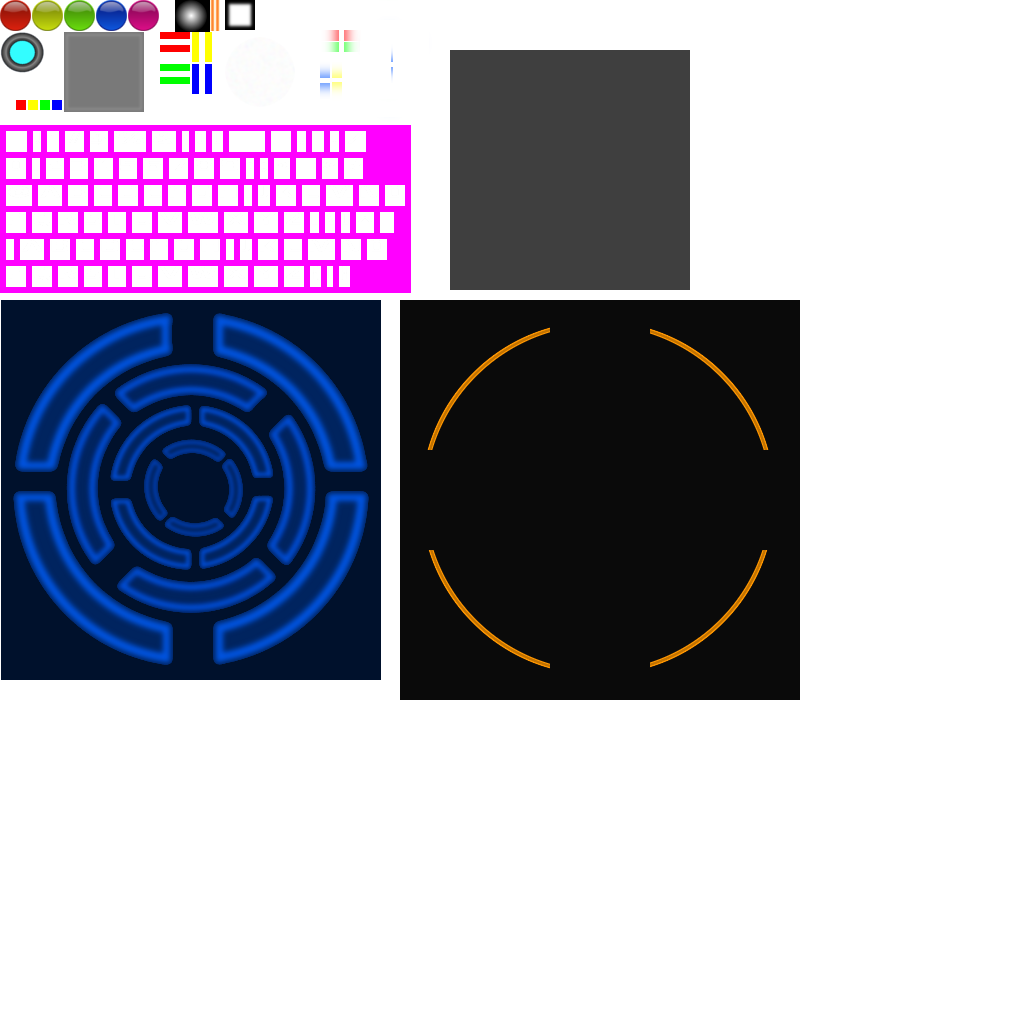
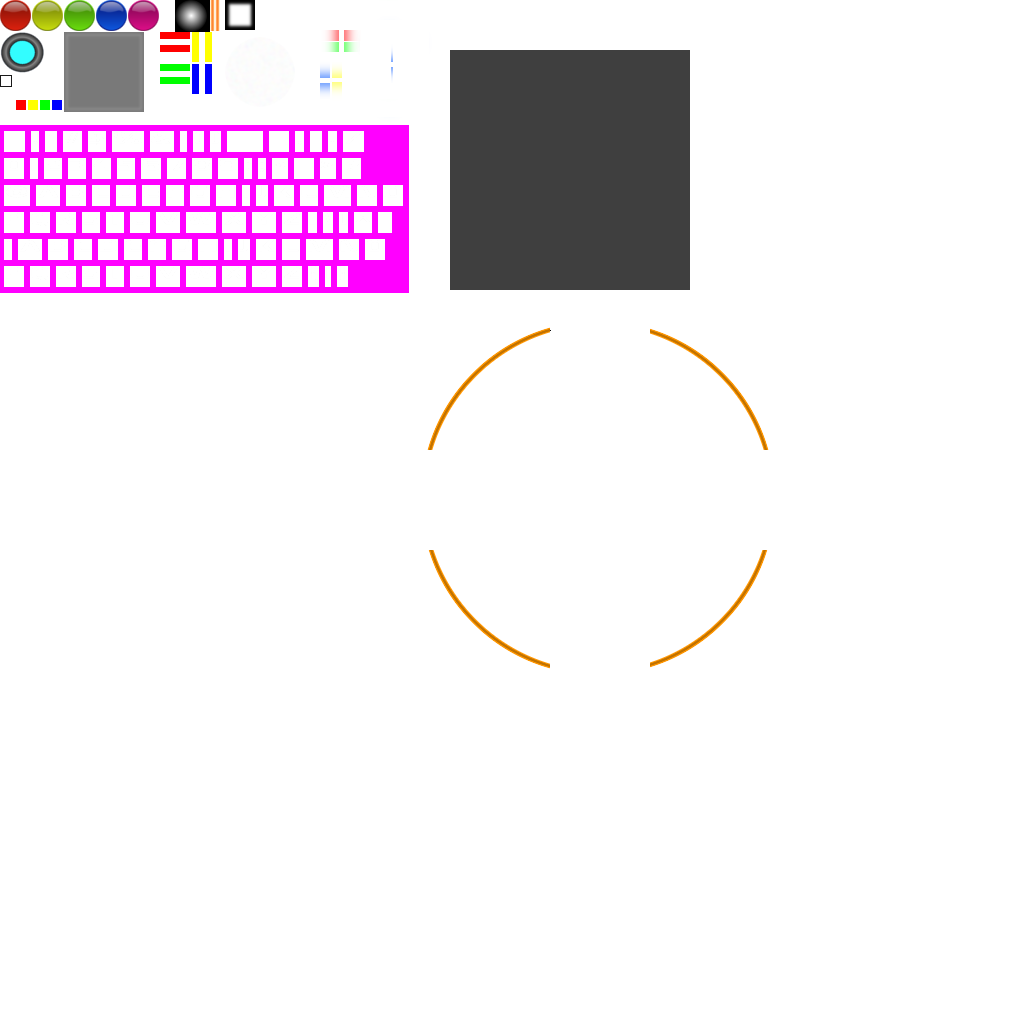
Layers edited between the first and the second 1024x1024 image:
hid "Ebene #2" over [400, 300, 800, 700]
added layer "Ebene #7" (90%) above "Balls" over [0, 75, 12, 87]
painted on "Balls" over [1, 125, 800, 700]
